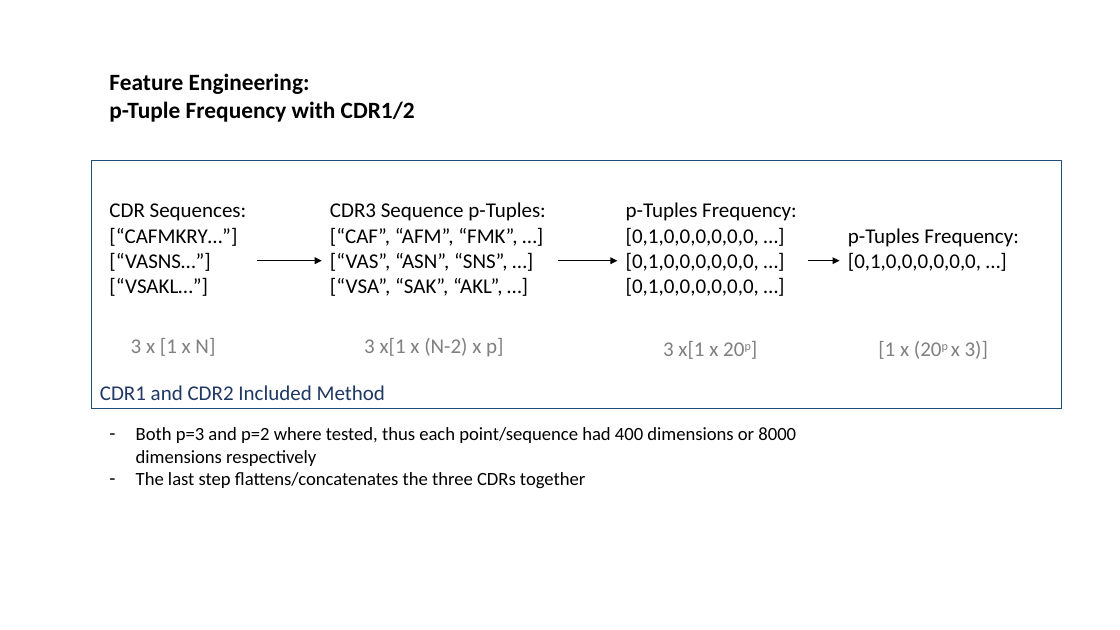
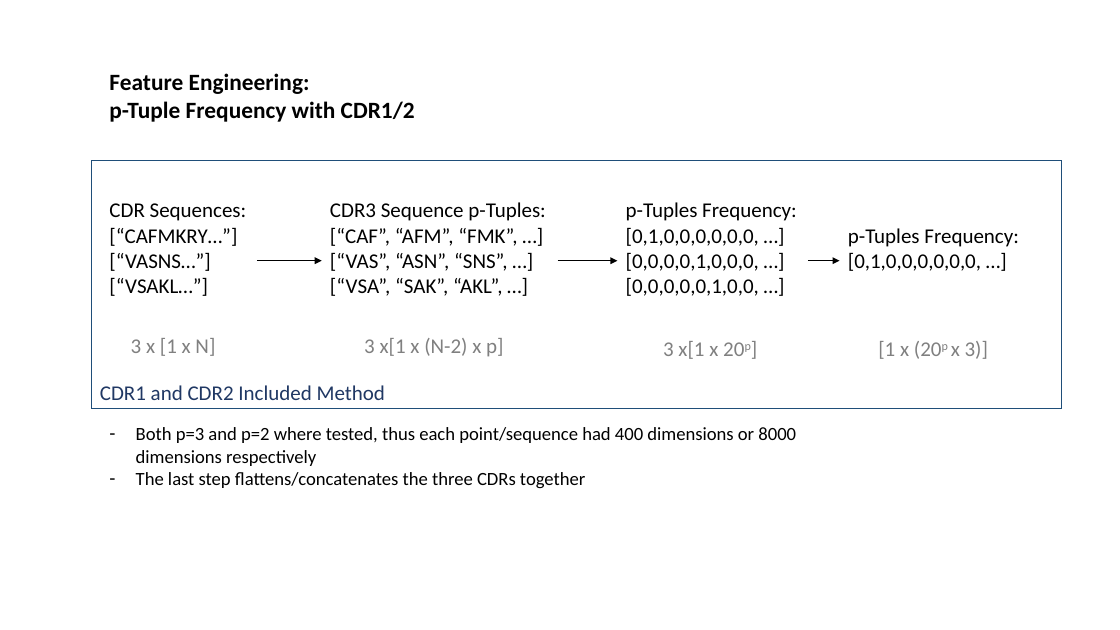
Before and after one commit to innate2adaptive/tcRIP, a slide deck: slide 36 of presentations/algorithm_overview.pptx (slide 14 before the commit). Drawn at 1120x630 pixels with LibreOffice and Linux fonts; fonts in the diff are those of the drawing. Boxes give left, top, right and bottom in pixels: in the first picture for what was removed or moved away, otherwise in the second. Text is boxed around its words. In the diff, an @@ line names an element or a change of style, - is before the commit and + after.

```diff
--- a/presentations/algorithm_overview.pptx
+++ b/presentations/algorithm_overview.pptx
@@ text at bbox=[626, 252, 759, 296]: text changed @@
-[0,1,0,0,0,0,0,0, …]
-[0,1,0,0,0,0,0,0, …]
+[0,0,0,0,1,0,0,0, …]
+[0,0,0,0,0,1,0,0, …]
```
Also in this commit, not shown: 4 other slides changed, 25 slides added, 22 other files.
